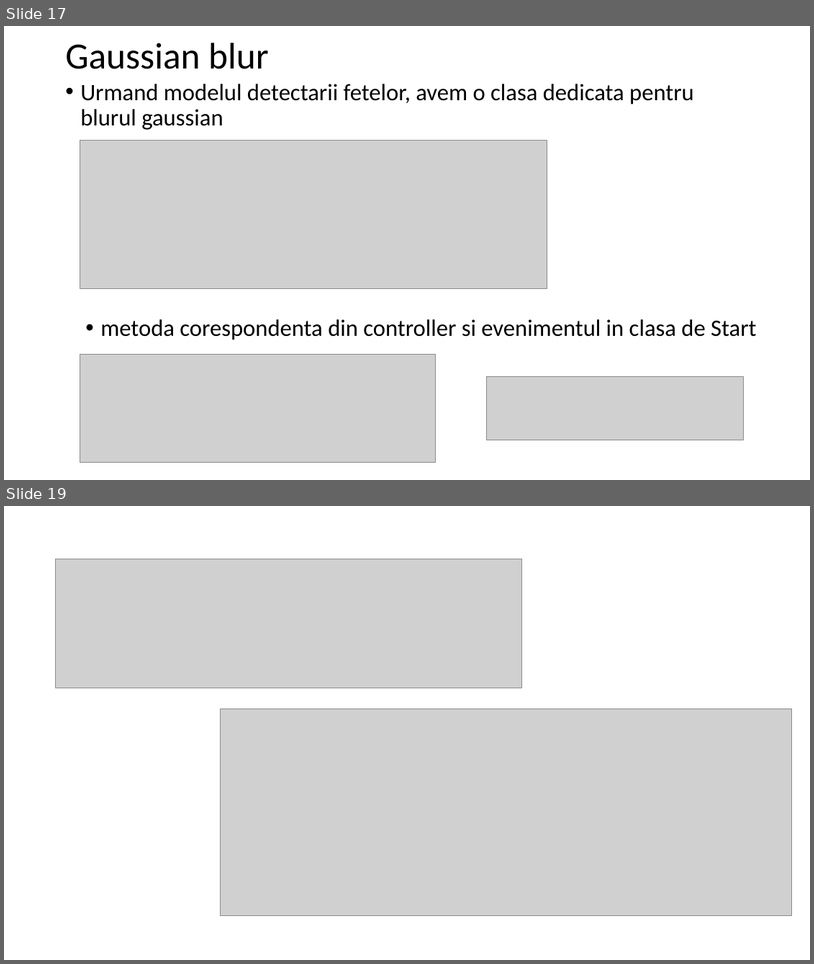
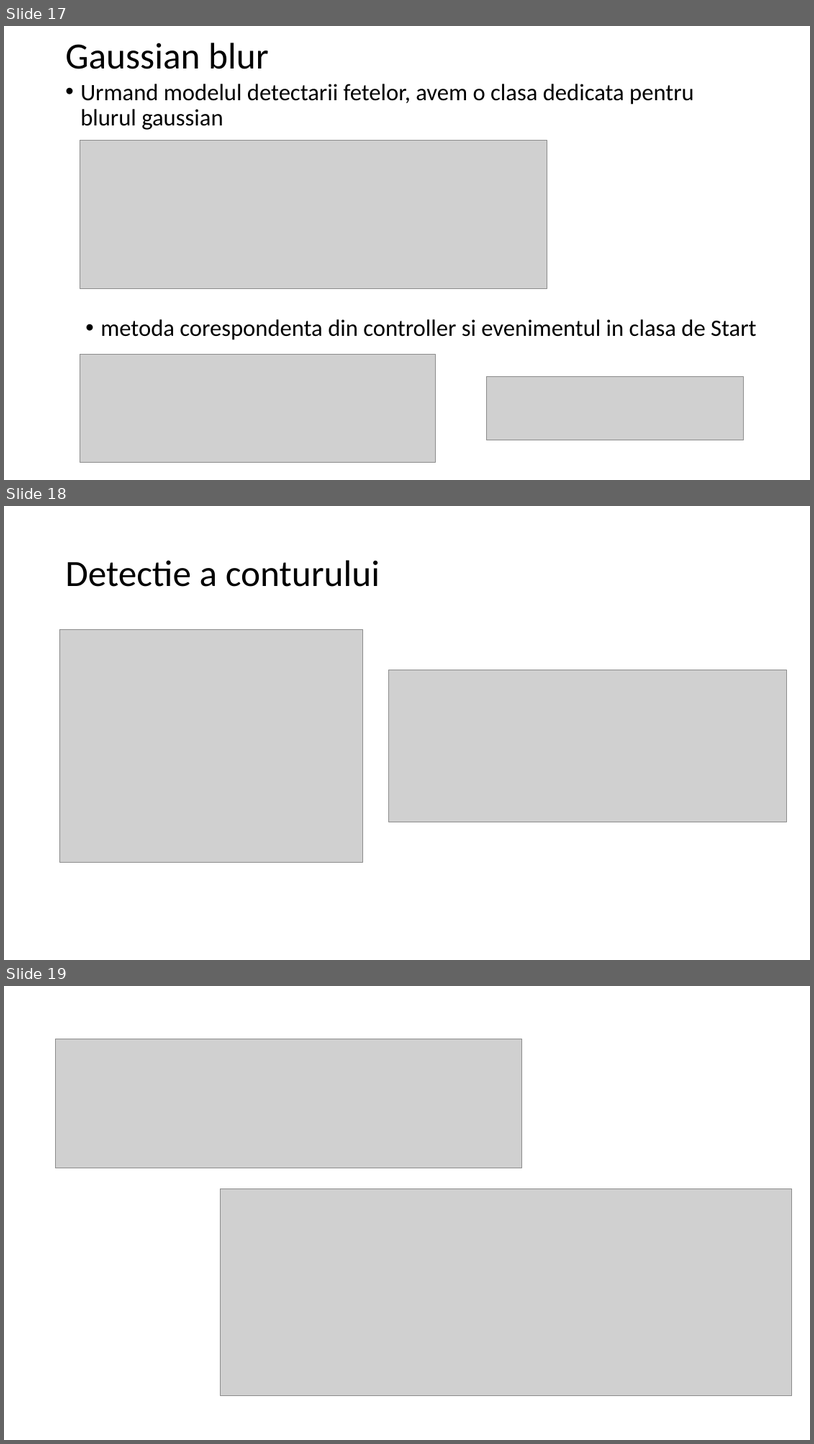
Before and after one commit to lia-ghita/Java-Image-Processing-with-OpenCV, a slide deck: Procesarea imaginilor.pptx. Shown one above the other, each under a label of ours: slides 17 and 19 before the commit, slides 17, 18 and 19 after it; the slides between them are not shown. The pictures are 814x964 and 814x1444 pixels, drawn with LibreOffice and Linux fonts; fonts in the diff are those of the drawing; grey boxes stand for pictures; background and template pictures are left out. Boxes give left, top, right and bottom in pixels: in the first picture for what was removed or moved away, otherwise in the second. Text is boxed around its words. In the diff, an @@ line names an element or a change of style, - is before the commit and + after.

```diff
--- a/Procesarea imaginilor.pptx
+++ b/Procesarea imaginilor.pptx
@@ slide 18 added at [4,506,810,960], background picture (left out) @@
@@ title added at [65,560,380,587], 44 pt, text #000000 @@
+Detectie a conturului
@@ picture added at [59,629,363,862] @@
@@ picture added at [389,669,787,821] @@
```
Also in this commit, not shown: 1 slide changed, 1 other slide added, 4 slides removed, 1 other file.
